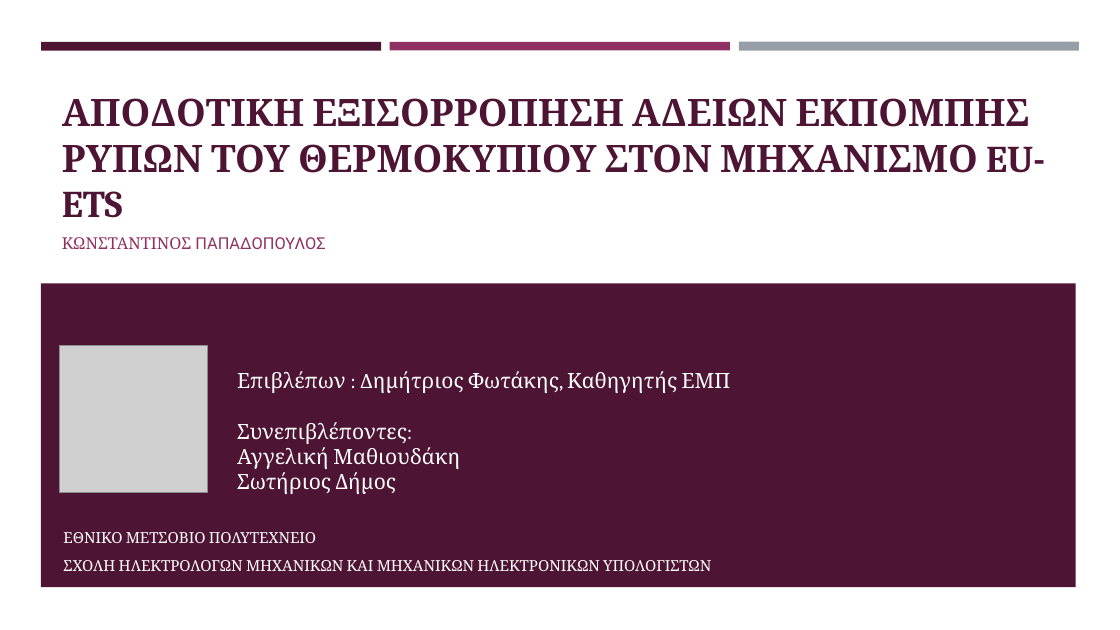
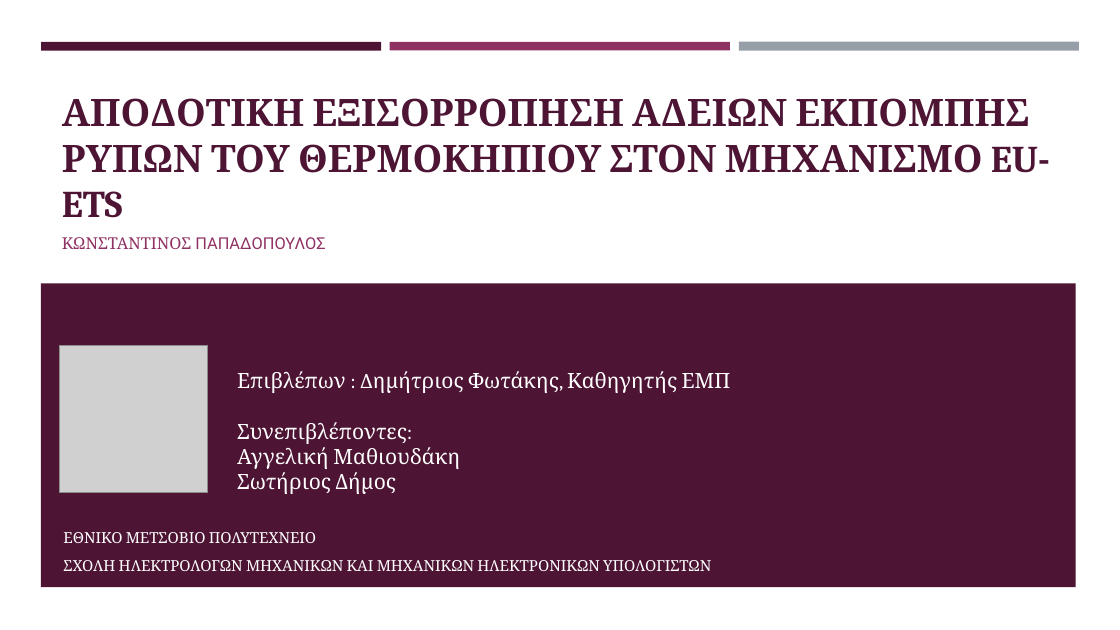
Before and after one commit to kwpap/Diplomatiki_kwpap_step_1, a slide deck: slide 1 of Thesis/Παρουσίαση.pptx. Drawn at 1120x630 pixels with LibreOffice and Linux fonts; fonts in the diff are those of the drawing; grey boxes stand for pictures. Boxes give left, top, right and bottom in pixels: in the first picture for what was removed or moved away, otherwise in the second. Text is boxed around its words. In the diff, an @@ line names an element or a change of style, - is before the commit and + after.

```diff
--- a/Thesis/Παρουσίαση.pptx
+++ b/Thesis/Παρουσίαση.pptx
@@ title at (62, 98, 1050, 218): text changed @@
-ΑΠΟΔΟΤΙΚΗ ΕΞΙΣΟΡΡΟΠΗΣΗ ΑΔΕΙΩΝ ΕΚΠΟΜΠΗΣ ΡΥΠΩΝ ΤΟΥ ΘΕΡΜΟΚΥΠΙΟΥ ΣΤΟΝ ΜΗΧΑΝΙΣΜΟ EU-ETS
+ΑΠΟΔΟΤΙΚΗ ΕΞΙΣΟΡΡΟΠΗΣΗ ΑΔΕΙΩΝ ΕΚΠΟΜΠΗΣ ΡΥΠΩΝ ΤΟΥ ΘΕΡΜΟΚΗΠΙΟΥ ΣΤΟΝ ΜΗΧΑΝΙΣΜΟ EU-ETS
```
Also in this commit, not shown: 9 other slides changed.
